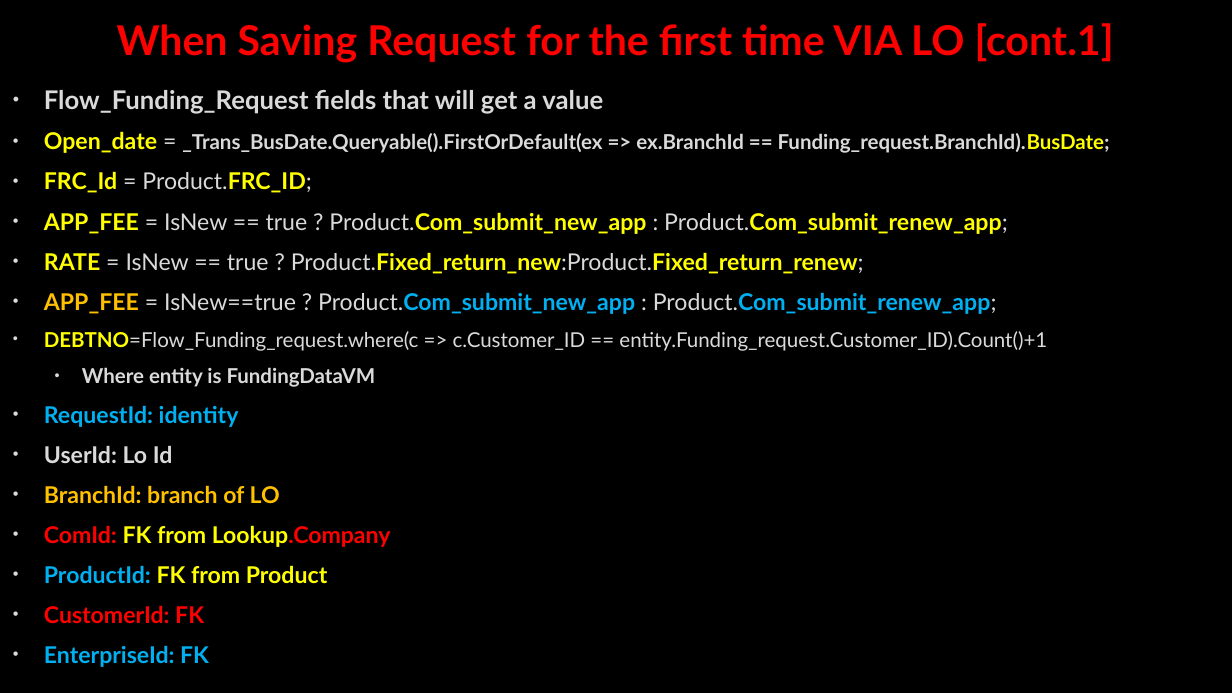
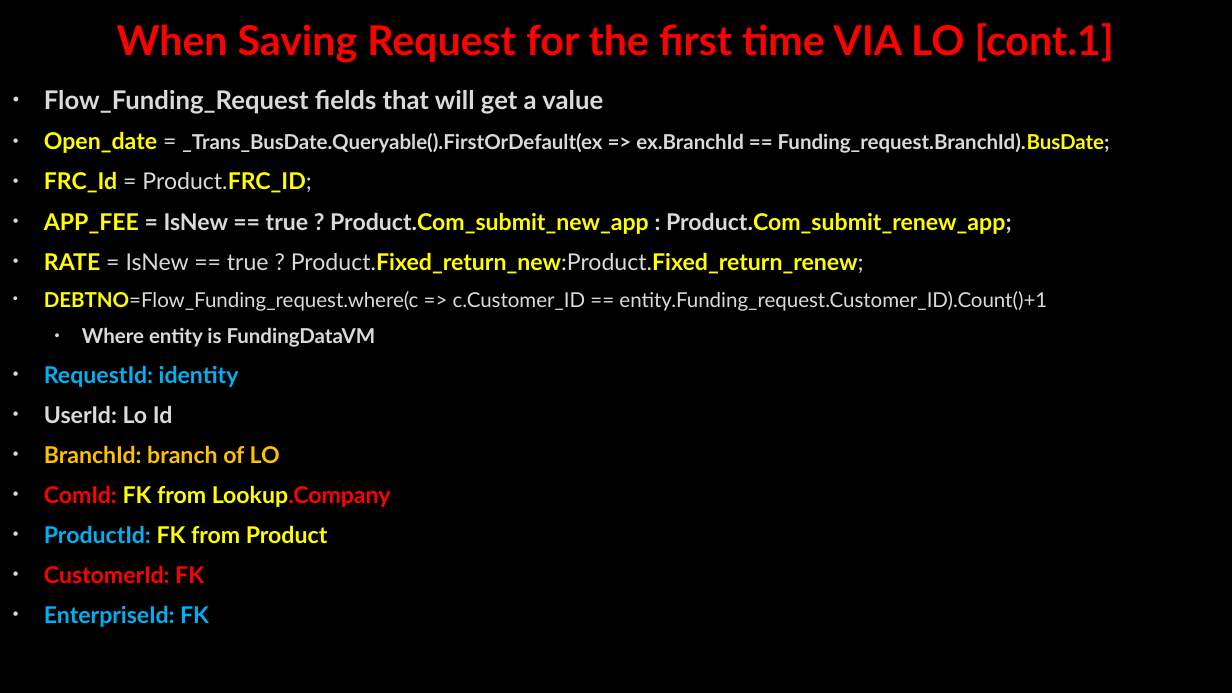
Before and after one commit to AhmedMohamedSamir1/Summary, a slide deck: slide 16 of Dot Net/Business.pptx (slide 17 before the commit). Drawn at 1232x693 pixels with LibreOffice and Linux fonts; fonts in the diff are those of the drawing; background and template pictures are left out. Boxes give left, top, right and bottom in pixels: in the first picture for what was removed or moved away, otherwise in the second. Text is boxed around its words. In the diff, an @@ line names an element or a change of style, - is before the commit and + after.

```diff
--- a/Dot Net/Business.pptx
+++ b/Dot Net/Business.pptx
@@ text at [44,212,1012,234]: bold on in "= IsNew == true ? Product.Com_submit_new_app : ..." @@
@@ text at [44,292,997,314]: paragraph removed @@
-• APP_FEE = IsNew==true ? Product.Com_submit_new_app : Product.Com_submit_renew_app;
```
Also in this commit, not shown: 12 other slides changed, 10 slides added, 1 slide removed, 2 other files.
